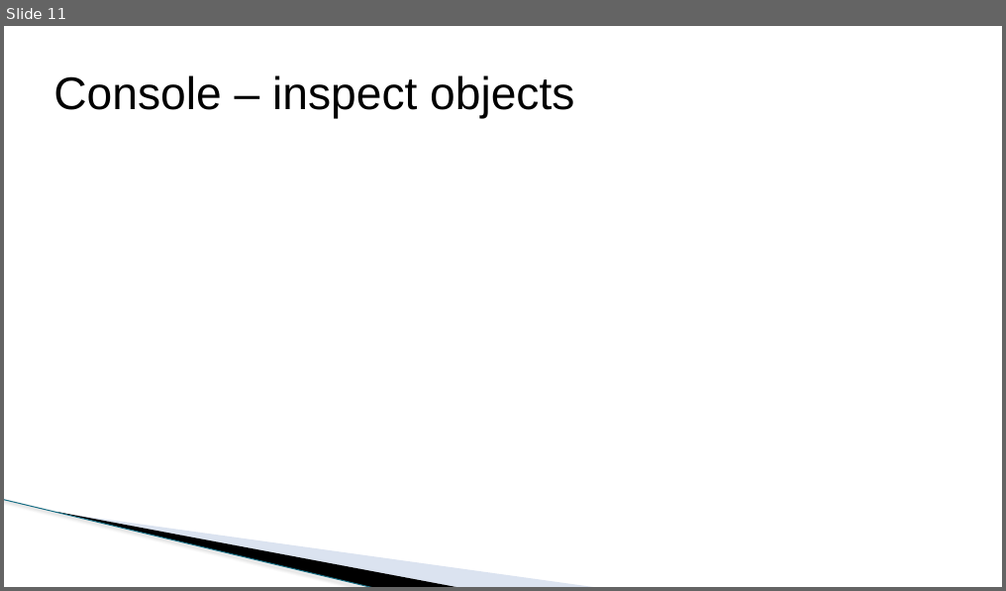
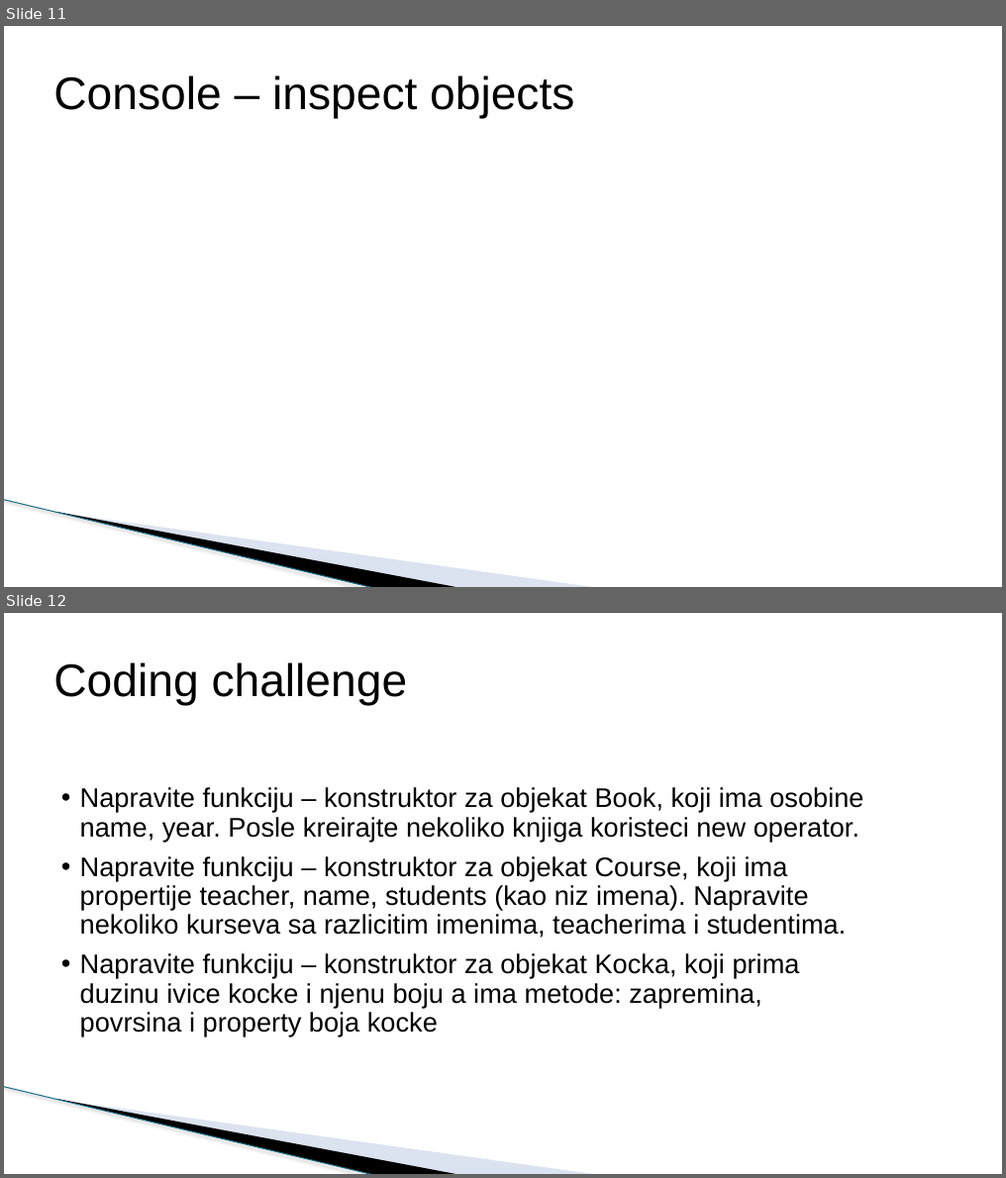
Before and after one commit to todalexcode/kurs-front-end, a slide deck: sesija-15/PPT/Front-End Developer-15.pptx. Shown one above the other, each under a label of ours: slide 11 before the commit, slides 11 and 12 after it. The pictures are 1006x591 and 1006x1178 pixels, drawn with LibreOffice and Linux fonts; fonts in the diff are those of the drawing; background and template pictures are left out. Boxes give left, top, right and bottom in pixels: in the first picture for what was removed or moved away, otherwise in the second. Text is boxed around its words. In the diff, an @@ line names an element or a change of style, - is before the commit and + after.

Commit message:
posle sesije 15

```diff
--- a/sesija-15/PPT/Front-End Developer-15.pptx
+++ b/sesija-15/PPT/Front-End Developer-15.pptx
@@ slide 12 added at <box>4,613,1002,1174</box>, background #FFFFFF; not listed: 3 template elements that a slide beside it also shows @@
@@ title added at <box>54,663,408,706</box>, 44 pt, text #000000 @@
+Coding challenge
@@ text added at <box>80,787,863,1037</box>, 25.9 pt, text #000000 @@
+• Napravite funkciju – konstruktor za objekat Book, koji ima osobine name, year. Posle kreirajte nekoliko knjiga koristeci new operator.
+• Napravite funkciju – konstruktor za objekat Course, koji ima propertije teacher, name, students (kao niz imena). Napravite nekoliko kurseva sa razlicitim imenima, teacherima i studentima.
+• Napravite funkciju – konstruktor za objekat Kocka, koji prima duzinu ivice kocke i njenu boju a ima metode: zapremina, povrsina i property boja kocke
```
Also in this commit, not shown: 4 other files.
